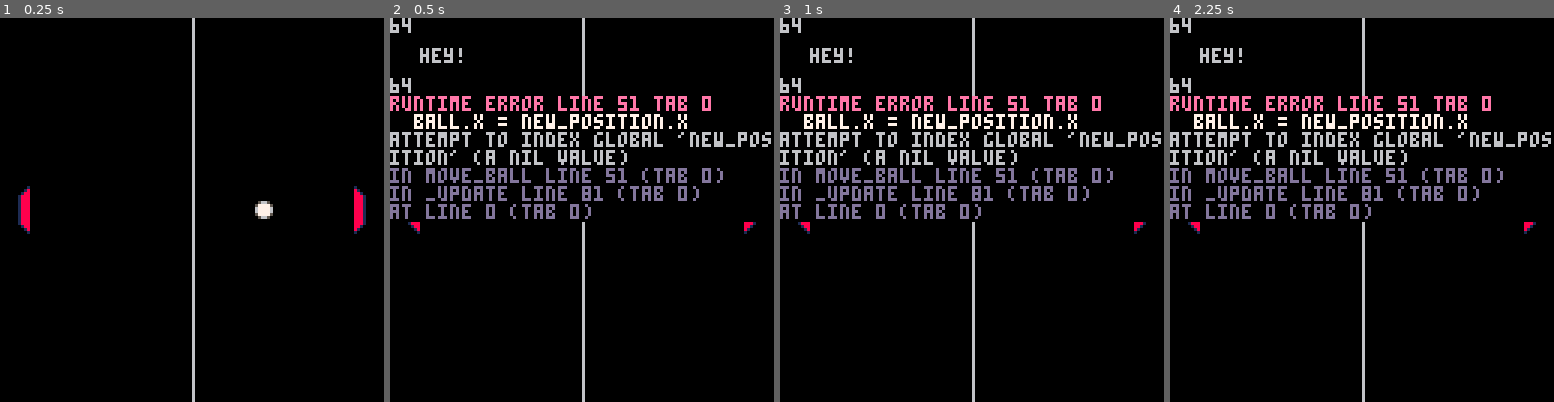
Above: before the commit, frames 1-4 (left to right).
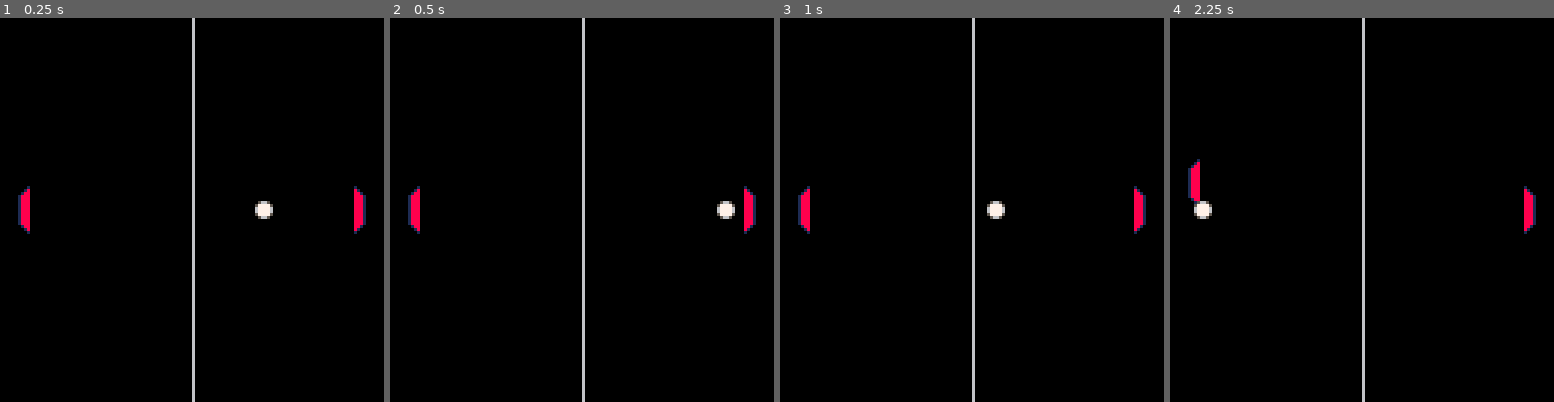
Above: after the commit, the same moments.

Repository: JScott/pico-carts
Game: PICO-8 cartridge pong.p8
Two runs of this game, one before a commit and one after it. Both use one fixed random seed, a clock stepped at 60 frames per second and the inputs below.
Inputs:
- Up to frame 1 (0.25 s): no input
- Up to frame 2 (0.5 s): tap X (X key) at 0.33 s
- Up to frame 3 (1 s): tap O (Z key) at 0.7 s
- Up to frame 4 (2.25 s): tap X (X key) at 1.07, 1.85 s; hold Right 1.6-2.1 s; tap O (Z key) at 1.7, 2.1 s; hold Up from 2.15 s (still down)

Frame 1 is identical in both runs. In frame 2, 9.2% of the frame differs, in the area x 0-100%, y 0-54%; in frame 3, 9.2%; in frame 4, 9.3%, in the area x 0-100%, y 0-57%.
Error before the commit: runtime error line 51 tab 0; ball.x = new_position.x; attempt to index global 'new_position' (a nil value)

Commit message:
Collisions are just so :D

Diff:
--- a/pong.p8
+++ b/pong.p8
@@ -6,8 +6,8 @@
 half = width/2
 padding = 10
 paddle_speed = 3
-behind_player = padding+8
-behind_npc = width-padding-8
+behind_player = padding
+behind_npc = width-padding
 buttons = {
   left = 0,
   right = 1,
@@ -18,12 +18,12 @@
 }
 -- state
 player = {
-  x = padding-8,
+  x = behind_player-8,
   y = half,
   left_facing = false
 }
 npc = {
-  x = width-padding,
+  x = behind_npc,
   y = half,
   left_facing = true
 }
@@ -46,32 +46,27 @@
 end
 
 function move_ball()
-  print("hey!",10,10)
   ball.x += ball.dirx * ball.speed
   ball.y += ball.diry * ball.speed
   if not collision(ball) then return end
-  new_position = calculate_bounce(ball)
-  ball.x = new_position.x
-  ball.y = new_position.y
+  ball.x = calculate_bounce(ball)
 end
 
 function calculate_bounce(ball)
   ball.dirx = -1
   if ball.x > half then
-    ball.x = behind_npc
+    return behind_npc-4
   else
-    ball.x = behind_player
+    return behind_player+4
   end
 end
 
 function collision(ball)
-  print(ball.y,0,0)
-  print(npc.y,0,20)
-  if ball.x < behind_player
+  if ball.x < behind_player+4
   and ball.y <= player.y+8
   and ball.y >= player.y-8 then
     return true
-  elseif ball.x > behind_npc
+  elseif ball.x > behind_npc-4
   and ball.y <= npc.y+8
   and ball.y >= npc.y-8 then
     return true
